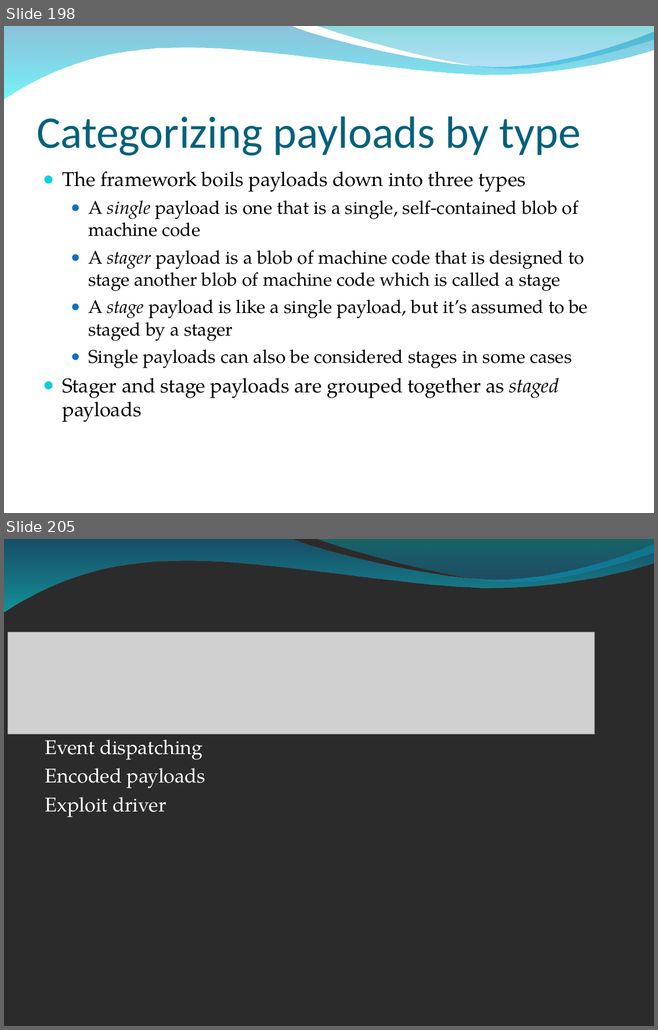
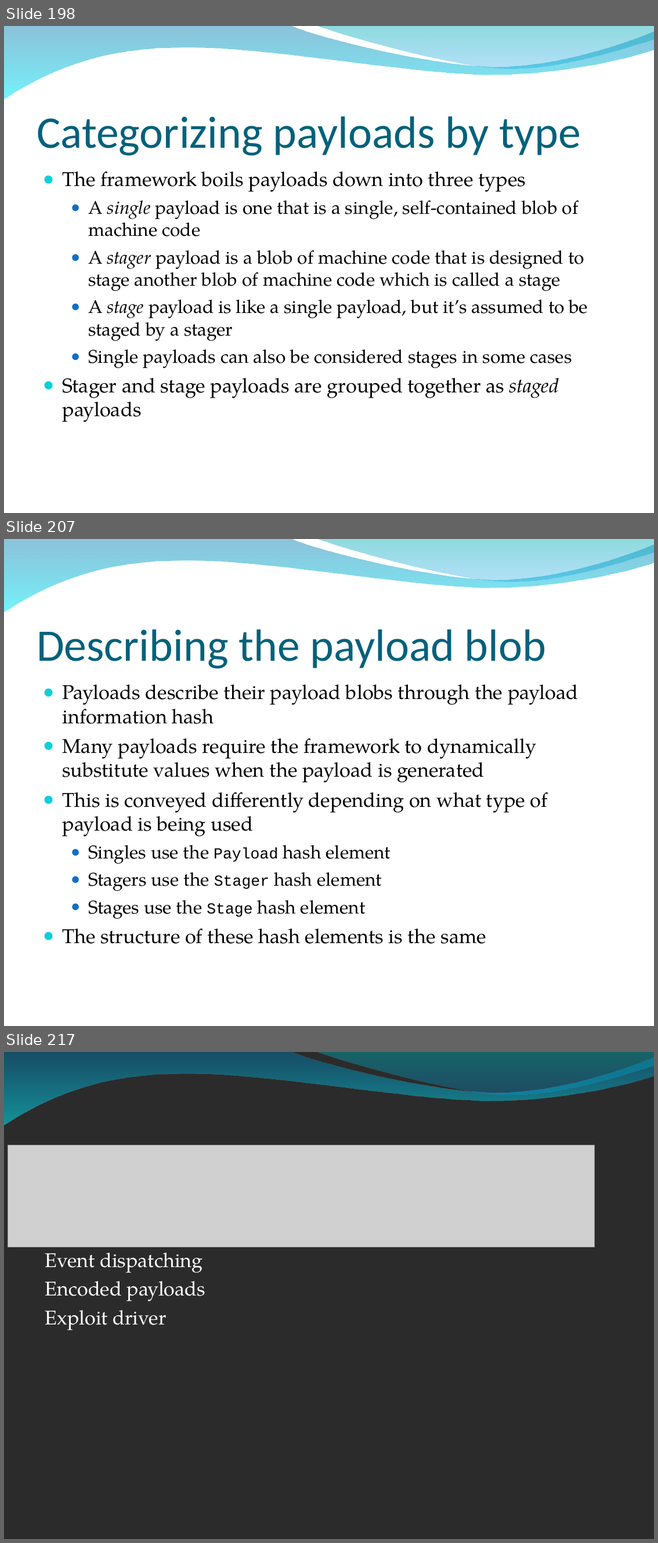
Before and after one commit to radar-webhook-testing/metasploit-framework-commits, a slide deck: dev/materials/msf3_internals_training/slides/bh_training_deck.ppt. Shown one above the other, each under a label of ours: slides 198 and 205 before the commit, slides 198, 207 and 217 after it; the slides between them are not shown. The pictures are 658x1030 and 658x1543 pixels, drawn with LibreOffice and Linux fonts; fonts in the diff are those of the drawing; grey boxes stand for pictures; background and template pictures are left out; a plain dark background stands for a picture behind light text. Boxes give left, top, right and bottom in pixels: in the first picture for what was removed or moved away, otherwise in the second. Text is boxed around its words. In the diff, an @@ line names an element or a change of style, - is before the commit and + after.

```diff
--- a/dev/materials/msf3_internals_training/slides/bh_training_deck.ppt
+++ b/dev/materials/msf3_internals_training/slides/bh_training_deck.ppt
@@ slide 207 added at box(4, 539, 654, 1026), background picture (left out); not listed: 2 template elements that a slide beside it also shows @@
@@ title added at box(36, 629, 546, 669), 50 pt, text #04617B @@
+Describing the payload blob
@@ text added at box(62, 685, 578, 944), 22.1 pt, text #000000 @@
+● Payloads describe their payload blobs through the payload information hash
+● Many payloads require the framework to dynamically substitute values when the payload is generated
+● This is conveyed differently depending on what type of payload is being used
+  ● Singles use the Payload hash element
+  ● Stagers use the Stager hash element
+  ● Stages use the Stage hash element
+● The structure of these hash elements is the same
@@ what was slide 205 is now slide 217 @@
```
Also in this commit, not shown: 6 slides changed, 21 other slides added, 4 slides removed.
